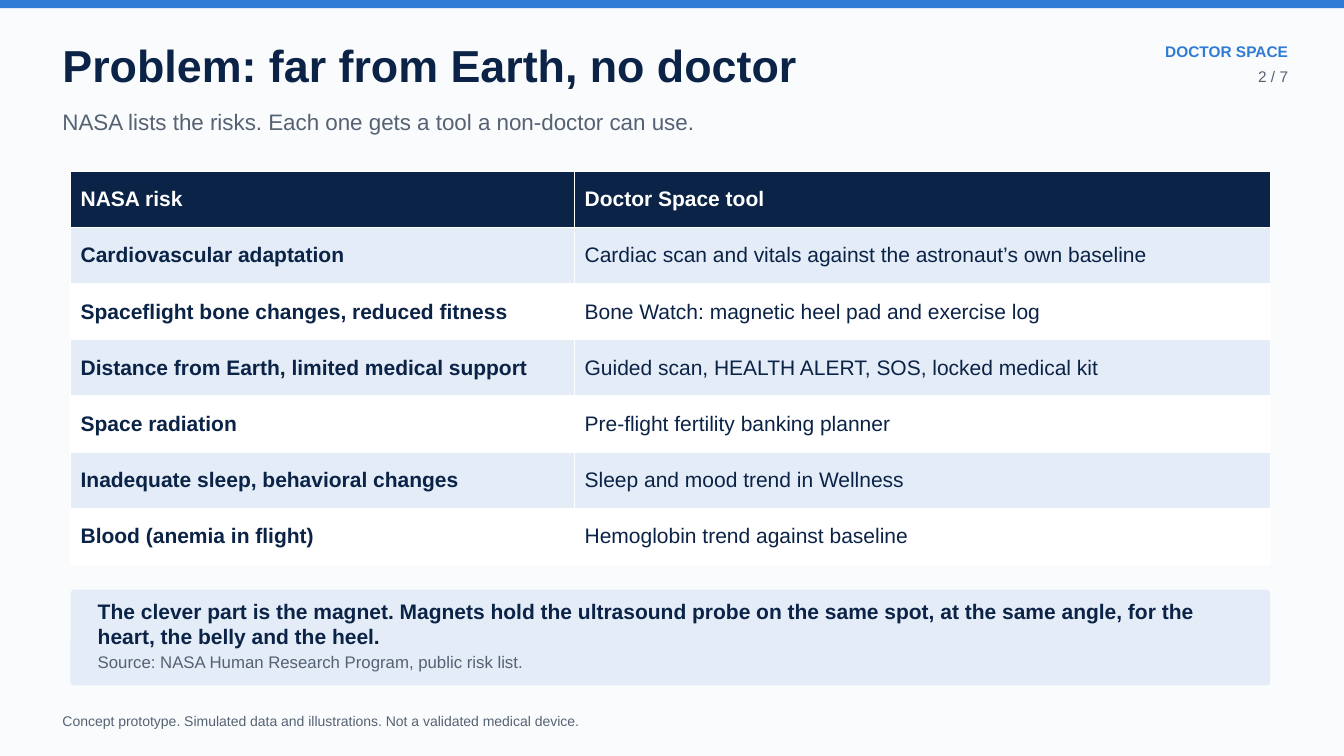
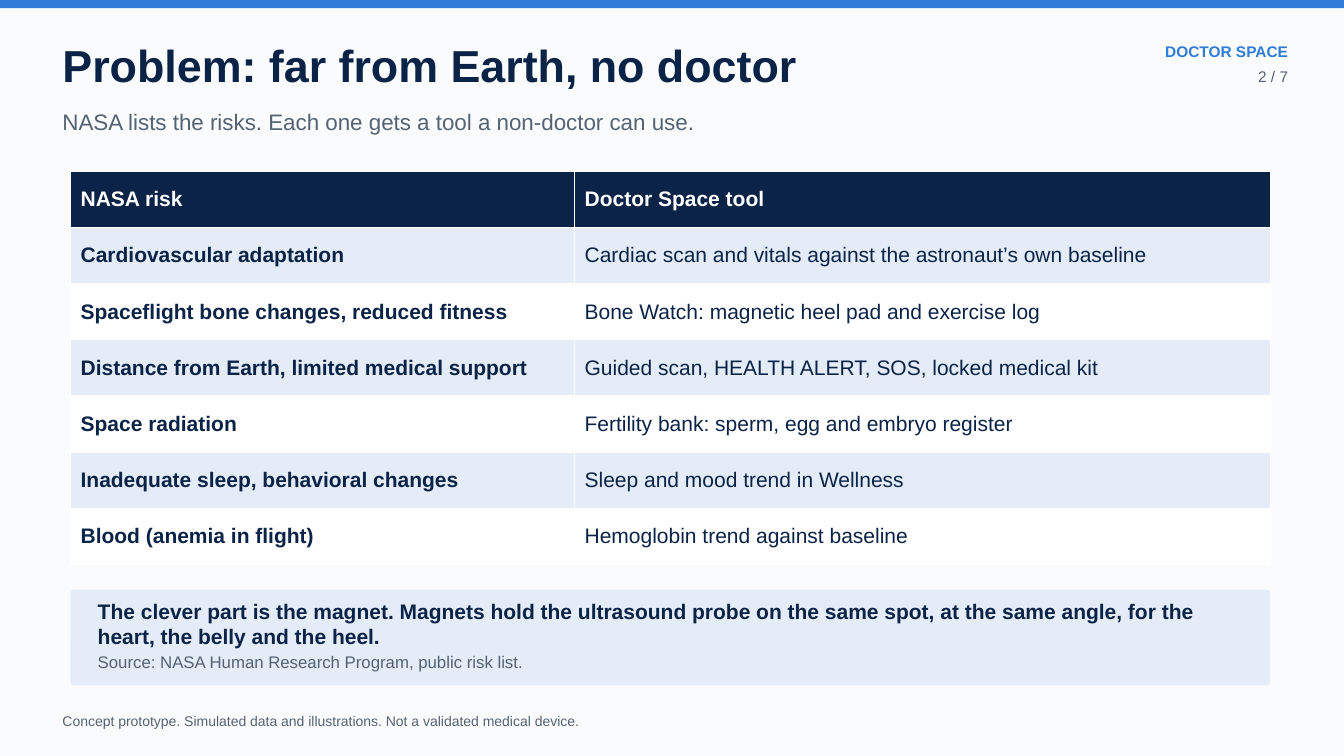
Before and after one commit to alfathitamara/Doctor-Space, a slide deck: slide 2 of deck/Doctor_Space_NASA_SpaceApps_2026.pptx. Drawn at 1344x756 pixels with LibreOffice and Linux fonts; fonts in the diff are those of the drawing. Boxes give left, top, right and bottom in pixels: in the first picture for what was removed or moved away, otherwise in the second. Text is boxed around its words. In the diff, an @@ line names an element or a change of style, - is before the commit and + after.

```diff
--- a/deck/Doctor_Space_NASA_SpaceApps_2026.pptx
+++ b/deck/Doctor_Space_NASA_SpaceApps_2026.pptx
@@ table at [71,171,1270,565] @@
-row 5, column 2: Pre-flight fertility banking planner
+row 5, column 2: Fertility bank: sperm, egg and embryo register
```
Also in this commit, not shown: 1 other slide changed, 2 other files.
